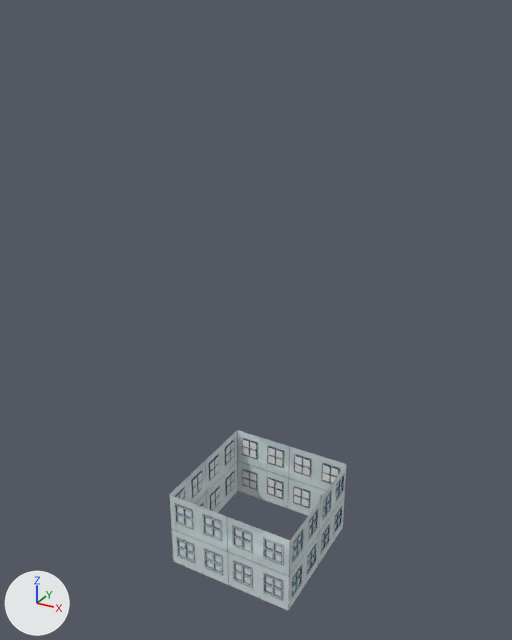
The Blender file APT_VR/Assets/Models/building2.blend as it was, and as the next commit left it.
The view is the same before and after, from a camera (50 mm lens) standing at (2.58, -6.23, 6.2) and looking at (-0.86, 0.01, 3.08). The lights are fixed; the arrows at lower left show +X, +Y and +Z.

The older version as bpy lines, for what is in view:
```python
me_building2 = bpy.data.meshes.new('building2')
me_building2.from_pydata(...)  # 673 vertices, 568 faces; spans x -0.79..0.79, y -0.5..0.5, z -0.01..0.01
# faces by material slot: [535, 33]
me_building2.materials.append(mat_building)  # picture img_building2_png
me_building2.materials.append(mat_windows)  # white #e7e7e7
me_building2_002 = bpy.data.meshes.new('building2.002')
me_building2_002.from_pydata(...)  # 673 vertices, 568 faces; spans x -0.79..0.79, y -0.5..0.5, z -0.01..0.01
# faces by material slot: [535, 33]
me_building2_002.materials.append(mat_building)  # picture img_building2_png
me_building2_002.materials.append(mat_windows)  # white #e7e7e7
me_building2_004 = bpy.data.meshes.new('building2.004')
me_building2_004.from_pydata(...)  # 673 vertices, 568 faces; spans x -0.79..0.79, y -0.5..0.5, z -0.01..0.01
# faces by material slot: [535, 33]
me_building2_004.materials.append(mat_building)  # picture img_building2_png
me_building2_004.materials.append(mat_windows)  # white #e7e7e7
ob_building2 = bpy.data.objects.new('building2', me_building2)
ob_building2.location = (0.0, 0.0, 0.5)
ob_building2.rotation_euler = (1.571, 0.0, 1.571)  # degrees (90, 0, 90)
ob_building2_001 = bpy.data.objects.new('building2.001', me_building2_002)
ob_building2_001.location = (-0.79, -0.79, 0.5)
ob_building2_001.rotation_euler = (1.571, -0.000488, -0.0123)  # degrees (90, 0, -0.7)
ob_building2_003 = bpy.data.objects.new('building2.003', me_building2_004)
ob_building2_003.location = (-0.79, 0.8, 0.5)
ob_building2_003.rotation_euler = (1.571, -0.000488, -3.154)  # degrees (90, 0, -181)
# also in view: 'building2.002' at (-1.59, 0.01, 0.5)
```
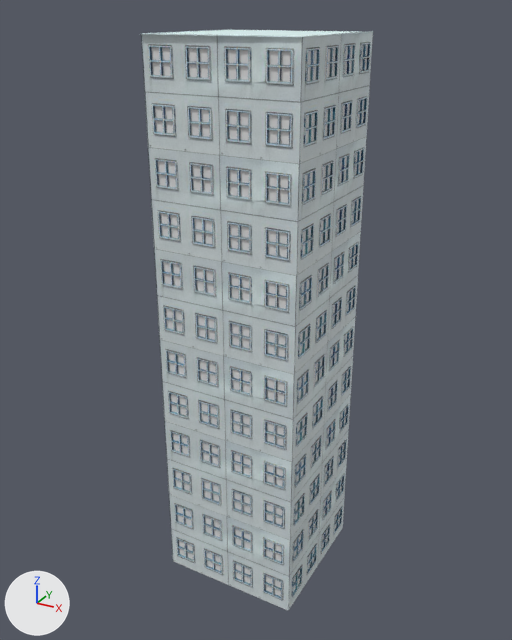
What differs and where, as boxes (x1, y1, x2, y2) in the pictures (512 x 640 px):
'building2.021', added
    after: (141, 33, 302, 164)
'building2.017', added
    after: (148, 148, 299, 276)
'building2.013', added
    after: (154, 249, 297, 374)
'building2.009', added
    after: (160, 340, 294, 462)
'building2.005', added
    after: (164, 421, 292, 540)
'building2.020', added
    after: (299, 31, 373, 164)
'building2.016', added
    after: (297, 137, 367, 275)
'building2.012', added
    after: (294, 232, 361, 374)
'building2.008', added
    after: (292, 317, 356, 461)
'building2.004', added
    after: (290, 394, 351, 540)
'Plane', added
    after: (157, 30, 366, 37)
'building2.022', added
    after: (141, 29, 232, 144)
'building2.018', added
    after: (148, 156, 154, 243)
'building2.014', added
    after: (154, 256, 160, 340)
'building2.006', added
    after: (164, 422, 169, 492)
'building2.010', added
    after: (159, 340, 164, 409)
'building2.003', unchanged, covered by the edit
    before: (237, 430, 346, 516)
'building2.002', unchanged, covered by the edit
    before: (169, 431, 238, 558)
    after: (169, 505, 173, 558)

What changed in the scene script:
```text
Add me_plane:
    me_plane.from_pydata([(-1.0, -1.0, 0.0), (1.0, -1.0, 0.0), (-1.0, 1.0, 0.0), (1.0, 1.0, 0.0)], [], [(0, 1, 3, 2)])
    me_plane.materials.append(mat_rooftop)  # white #e7fffe
Add ob_plane:
    ob_plane = bpy.data.objects.new('Plane', me_plane)
    ob_plane.location = (-0.79, 0.0, 5.99)
    ob_plane.scale = (0.801, 0.816, 0.816)
Add ob_building2_022:
    ob_building2_022 = bpy.data.objects.new('building2.022', me_building2_004.copy())  # the mesh of ob_building2_003
    ob_building2_022.location = (-1.59, 0.01, 5.5)
    ob_building2_022.rotation_euler = (1.571, 0.0, -1.571)  # degrees (90, 0, -90)
Add ob_building2_021:
    ob_building2_021 = bpy.data.objects.new('building2.021', me_building2_004.copy())  # the mesh of ob_building2_003
    ob_building2_021.location = (-0.79, -0.79, 5.5)
    ob_building2_021.rotation_euler = (1.571, -0.000488, -0.0123)  # degrees (90, 0, -0.7)
Add ob_building2_020:
    ob_building2_020 = bpy.data.objects.new('building2.020', me_building2_004.copy())  # the mesh of ob_building2_003
    ob_building2_020.location = (0.0, 0.0, 5.5)
    ob_building2_020.rotation_euler = (1.571, 0.0, 1.571)  # degrees (90, 0, 90)
Add ob_building2_018:
    ob_building2_018 = bpy.data.objects.new('building2.018', me_building2_004.copy())  # the mesh of ob_building2_003
    ob_building2_018.location = (-1.59, 0.01, 4.5)
    ob_building2_018.rotation_euler = (1.571, 0.0, -1.571)  # degrees (90, 0, -90)
Add ob_building2_017:
    ob_building2_017 = bpy.data.objects.new('building2.017', me_building2_004.copy())  # the mesh of ob_building2_003
    ob_building2_017.location = (-0.79, -0.79, 4.5)
    ob_building2_017.rotation_euler = (1.571, -0.000488, -0.0123)  # degrees (90, 0, -0.7)
Add ob_building2_016:
    ob_building2_016 = bpy.data.objects.new('building2.016', me_building2_004.copy())  # the mesh of ob_building2_003
    ob_building2_016.location = (0.0, 0.0, 4.5)
    ob_building2_016.rotation_euler = (1.571, 0.0, 1.571)  # degrees (90, 0, 90)
Add ob_building2_014:
    ob_building2_014 = bpy.data.objects.new('building2.014', me_building2_004.copy())  # the mesh of ob_building2_003
    ob_building2_014.location = (-1.59, 0.01, 3.5)
    ob_building2_014.rotation_euler = (1.571, 0.0, -1.571)  # degrees (90, 0, -90)
Add ob_building2_013:
    ob_building2_013 = bpy.data.objects.new('building2.013', me_building2_004.copy())  # the mesh of ob_building2_003
    ob_building2_013.location = (-0.79, -0.79, 3.5)
    ob_building2_013.rotation_euler = (1.571, -0.000488, -0.0123)  # degrees (90, 0, -0.7)
Add ob_building2_012:
    ob_building2_012 = bpy.data.objects.new('building2.012', me_building2_004.copy())  # the mesh of ob_building2_003
    ob_building2_012.location = (0.0, 0.0, 3.5)
    ob_building2_012.rotation_euler = (1.571, 0.0, 1.571)  # degrees (90, 0, 90)
Add ob_building2_010:
    ob_building2_010 = bpy.data.objects.new('building2.010', me_building2_004.copy())  # the mesh of ob_building2_003
    ob_building2_010.location = (-1.59, 0.01, 2.5)
    ob_building2_010.rotation_euler = (1.571, 0.0, -1.571)  # degrees (90, 0, -90)
Add ob_building2_009:
    ob_building2_009 = bpy.data.objects.new('building2.009', me_building2_004.copy())  # the mesh of ob_building2_003
    ob_building2_009.location = (-0.79, -0.79, 2.5)
    ob_building2_009.rotation_euler = (1.571, -0.000488, -0.0123)  # degrees (90, 0, -0.7)
Add ob_building2_008:
    ob_building2_008 = bpy.data.objects.new('building2.008', me_building2_004.copy())  # the mesh of ob_building2_003
    ob_building2_008.location = (0.0, 0.0, 2.5)
    ob_building2_008.rotation_euler = (1.571, 0.0, 1.571)  # degrees (90, 0, 90)
Add ob_building2_006:
    ob_building2_006 = bpy.data.objects.new('building2.006', me_building2_004.copy())  # the mesh of ob_building2_003
    ob_building2_006.location = (-1.59, 0.01, 1.5)
    ob_building2_006.rotation_euler = (1.571, 0.0, -1.571)  # degrees (90, 0, -90)
Add ob_building2_005:
    ob_building2_005 = bpy.data.objects.new('building2.005', me_building2_004.copy())  # the mesh of ob_building2_003
    ob_building2_005.location = (-0.79, -0.79, 1.5)
    ob_building2_005.rotation_euler = (1.571, -0.000488, -0.0123)  # degrees (90, 0, -0.7)
Add ob_building2_004:
    ob_building2_004 = bpy.data.objects.new('building2.004', me_building2_004.copy())  # the mesh of ob_building2_003
    ob_building2_004.location = (0.0, 0.0, 1.5)
    ob_building2_004.rotation_euler = (1.571, 0.0, 1.571)  # degrees (90, 0, 90)
```
